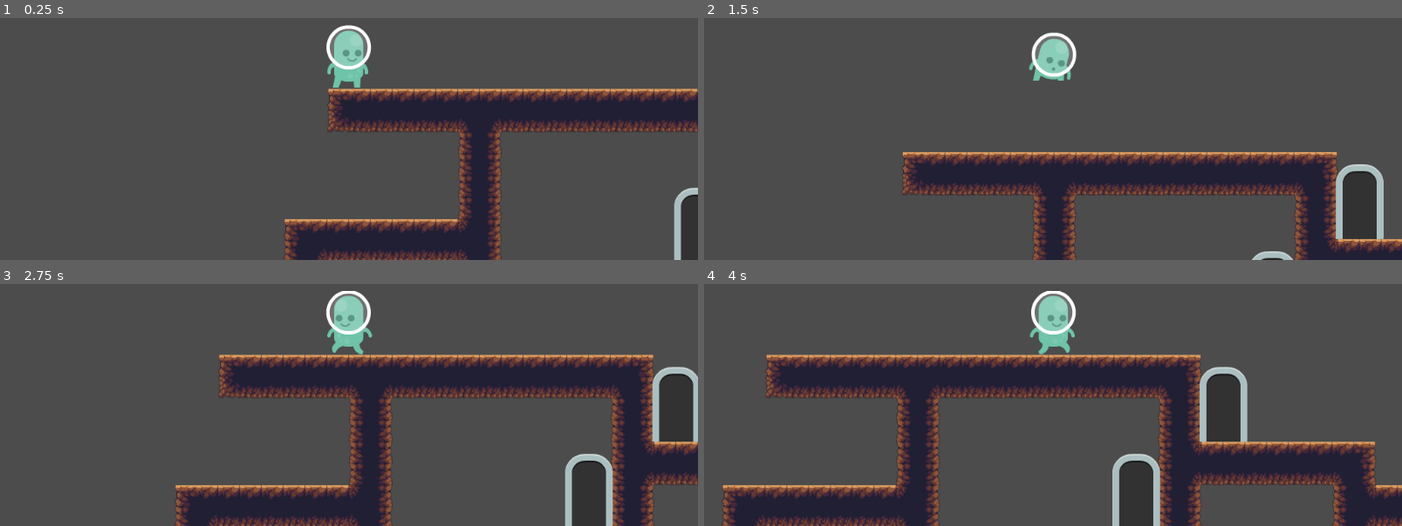
Above: before the commit, frames 1-4 (two rows, left to right).
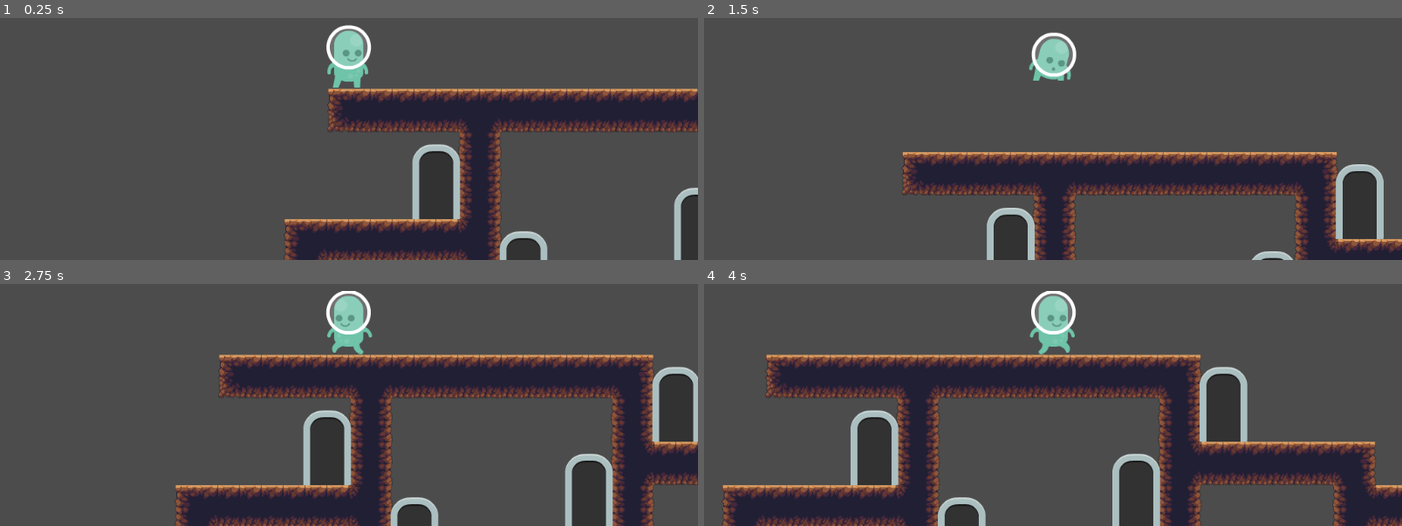
Above: after the commit, the same moments.

Repository: gordon2012/prototype-godot-platform
Game: Godot game, scene res://World.tscn
The game is run twice, just before and just after one commit, with the same random seed, the same clock (stepped at 60 frames per second) and the same inputs.
Inputs:
- Up to frame 1 (0.25 s): no input
- Up to frame 2 (1.5 s): tap Enter at 0.5 s; hold Right (ui_right) from 0.53 s (still down); tap Up (enter_door) at 0.6, 1.35 s; tap Space (ui_select) at 0.77 s
- Up to frame 3 (2.75 s): tap Space (ui_select) at 1.52 s; release Right (ui_right) at 2.03 s; hold Left (ui_left) from 2.03 s (still down); tap Up (enter_door) at 2.1 s
- Up to frame 4 (4 s): release Left (ui_left) at 2.78 s; hold Right (ui_right) from 2.78 s (still down); tap Up (enter_door) at 2.85, 3.6 s; tap Space (ui_select) at 3.02, 3.77 s

The runs differ from the first frame. In frame 1, 2.8% of the frame differs, in the area x 59-79%, y 52-100%; in frame 2, 1.4%; in frame 3, 2.8%; in frame 4, 2.7%.

Commit message:
Door can teleport to a node on another scene
Signed-off-by: Gordon Doskas <gordon2012@users.noreply.github.com>

Diff:
--- a/Door.gd
+++ b/Door.gd
@@ -1,25 +1,26 @@
 extends Area2D
 
-export(NodePath) var target = null
+# Teleport for same scene
+export(NodePath) var inner_target = null
+
+# Teleport for external scene
+export(String, FILE, "*.tscn") var outer_world = null
+export(String) var outer_target = null
 
 var player_in_door
 
-
-
 func _process(_delta):
 	if Input.is_action_just_pressed("enter_door") and player_in_door == true:
-		print("Player using Door")
-		if target != null:
-			get_tree().call_group("Player", "teleport_to", get_node(target).position)
-
+		if inner_target != null:
+			get_tree().call_group("Player", "teleport_to", get_node(inner_target).position)
+		elif outer_world != null and outer_target != null:
+			Global.teleport_target = outer_target
+			get_tree().change_scene(outer_world)
 
 func _on_Door_body_entered(body):
 	if body.is_in_group("Player"):
-		print("Player entered Door")
 		player_in_door = true
-
 
 func _on_Door_body_exited(body):
 	if body.is_in_group("Player"):
-		print("Player exited Door")
 		player_in_door = false
--- /dev/null
+++ b/Global.gd
@@ -0,0 +1,3 @@
+extends Node
+
+var teleport_target = null
--- a/Player.gd
+++ b/Player.gd
@@ -1,10 +1,19 @@
 extends KinematicBody2D
+
+export(String) var test = null
 
 const UP = Vector2(0, -1)
 const GRAVITY = 20
 const JUMP_HEIGHT = -550
 
 var motion = Vector2()
+
+var teleport_target = null
+
+func _ready():
+	if Global.teleport_target != null:
+		teleport_to(get_tree().get_root().find_node(Global.teleport_target, true, false).position)
+		Global.teleport_target = null
 
 func _physics_process(_delta):
 	motion.y+= GRAVITY
@@ -33,5 +42,4 @@
 	motion = move_and_slide(motion, UP)
 
 func teleport_to(target):
-	print("Teleporting")
 	position = target
--- a/Player.tscn
+++ b/Player.tscn
@@ -7,8 +7,18 @@
 [ext_resource path="res://Player.gd" type="Script" id=5]
 [ext_resource path="res://Sprites/alien/alienGreen_duck.png" type="Texture" id=6]
 
-[sub_resource type="SpriteFrames" id=4]
+[sub_resource type="SpriteFrames" id=1]
 animations = [ {
+"frames": [ ExtResource( 1 ) ],
+"loop": true,
+"name": "Idle",
+"speed": 5.0
+}, {
+"frames": [ ExtResource( 4 ) ],
+"loop": true,
+"name": "Jump",
+"speed": 5.0
+}, {
 "frames": [ ExtResource( 3 ), ExtResource( 2 ) ],
 "loop": true,
 "name": "Walk",
@@ -18,34 +28,26 @@
 "loop": true,
 "name": "Fall",
 "speed": 5.0
-}, {
-"frames": [ ExtResource( 1 ) ],
-"loop": true,
-"name": "Idle",
-"speed": 5.0
-}, {
-"frames": [ ExtResource( 4 ) ],
-"loop": true,
-"name": "Jump",
-"speed": 5.0
 } ]
 
-[sub_resource type="CapsuleShape2D" id=5]
+[sub_resource type="CapsuleShape2D" id=2]
 radius = 26.3145
 height = 43.0471
 
-[node name="Player" type="KinematicBody2D"]
+[node name="Player" type="KinematicBody2D" groups=[
+"Player",
+]]
 script = ExtResource( 5 )
 __meta__ = {
 "_edit_group_": true
 }
 
 [node name="Sprite" type="AnimatedSprite" parent="."]
-frames = SubResource( 4 )
+frames = SubResource( 1 )
 animation = "Idle"
 
 [node name="CollisionShape2D" type="CollisionShape2D" parent="."]
-shape = SubResource( 5 )
+shape = SubResource( 2 )
 
 [node name="Camera2D" type="Camera2D" parent="."]
 current = true
--- a/World.tscn
+++ b/World.tscn
@@ -25,13 +25,22 @@
 
 [node name="Door" parent="." instance=ExtResource( 3 )]
 position = Vector2( 352, -160 )
-target = NodePath("../Door2")
+inner_target = NodePath("../Door2")
 
 [node name="Door2" parent="." instance=ExtResource( 3 )]
 position = Vector2( 224, -32 )
-target = NodePath("../Door")
+inner_target = NodePath("../Door")
 
-[node name="Player" parent="." groups=[
-"Player",
-] instance=ExtResource( 2 )]
-position = Vector2( -288, -320 )
+[node name="Door3" parent="." instance=ExtResource( 3 )]
+position = Vector2( -160, -96 )
+outer_world = "res://World2.tscn"
+outer_target = "Door"
+
+[node name="Door4" parent="." instance=ExtResource( 3 )]
+position = Vector2( -32, 32 )
+outer_world = "res://World2.tscn"
+outer_target = "Door4"
+
+[node name="Player" parent="." instance=ExtResource( 2 )]
+position = Vector2( -288, -304 )
+test = "TEST1"
--- a/World2.tscn
+++ b/World2.tscn
@@ -1,10 +1,34 @@
-[gd_scene load_steps=2 format=2]
+[gd_scene load_steps=4 format=2]
 
 [ext_resource path="res://DirtAutoTile.tres" type="TileSet" id=1]
+[ext_resource path="res://Player.tscn" type="PackedScene" id=2]
+[ext_resource path="res://Door.tscn" type="PackedScene" id=3]
 
 [node name="World2" type="Node"]
 
 [node name="TileMap" type="TileMap" parent="."]
 tile_set = ExtResource( 1 )
 format = 1
-tile_data = PoolIntArray( 262144, 0, 6, 262145, 0, 196609, 2 …(267 unchanged characters)… 41, 589824, 0, 65541, 589832, 0, 65541, 655360, 0, 65542, 655361, 0, 196609, 655362, 0, 196609,  …(113 unchanged characters)…
+tile_data = PoolIntArray( 262144, 0, 6, 262145, 0, 196609, 2 …(267 unchanged characters)… 41, 589824, 0, 65541, 589832, 0, 65541, 720895, 0, 196608, 655360, 0, 196611, 655361, 0, 196609, 655362, 0, 196609,  …(113 unchanged characters)…
+
+[node name="Door" parent="." instance=ExtResource( 3 )]
+position = Vector2( 528, 224 )
+outer_world = "res://World.tscn"
+outer_target = "Door3"
+
+[node name="Door2" parent="." instance=ExtResource( 3 )]
+position = Vector2( -32, 608 )
+inner_target = NodePath("../Door3")
+
+[node name="Door3" parent="." instance=ExtResource( 3 )]
+position = Vector2( 96, 608 )
+inner_target = NodePath("../Door2")
+
+[node name="Door4" parent="." instance=ExtResource( 3 )]
+position = Vector2( 480, 608 )
+outer_world = "res://World.tscn"
+outer_target = "Door4"
+
+[node name="Player" parent="." instance=ExtResource( 2 )]
+position = Vector2( 32, 208 )
+test = "TEST2"
--- a/project.godot
+++ b/project.godot
@@ -19,6 +19,14 @@
 run/main_scene="res://World.tscn"
 config/icon="res://icon.png"
 
+[autoload]
+
+Global="*res://Global.gd"
+
+[display]
+
+window/size/always_on_top=true
+
 [input]
 
 enter_door={
